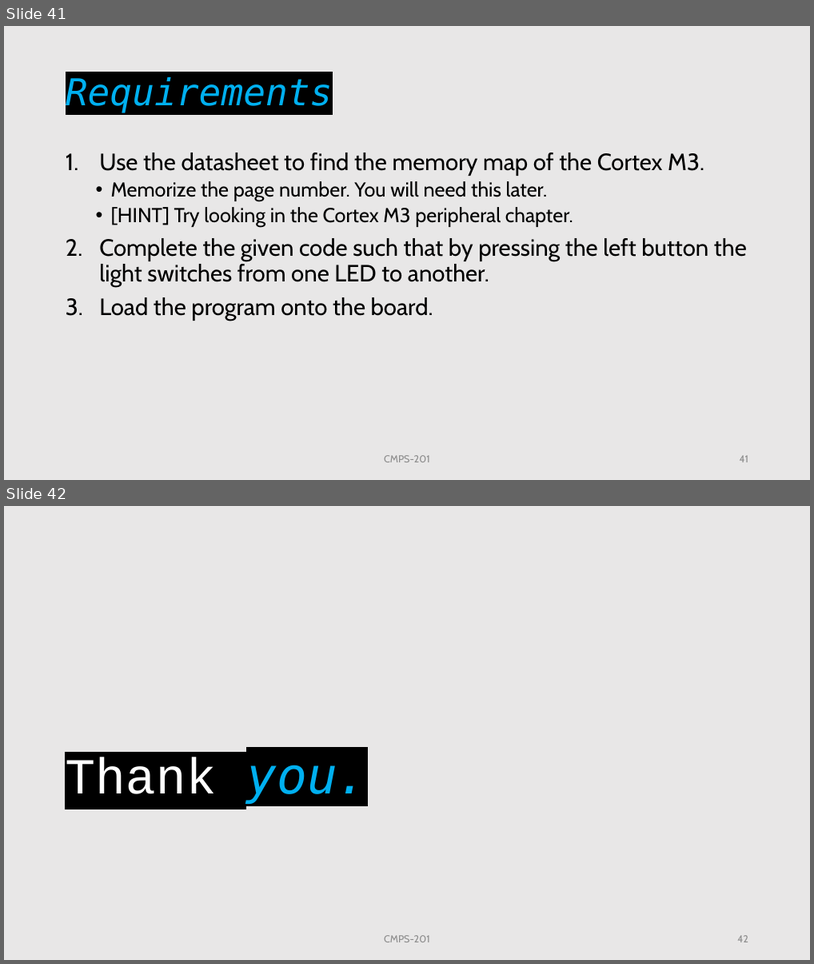
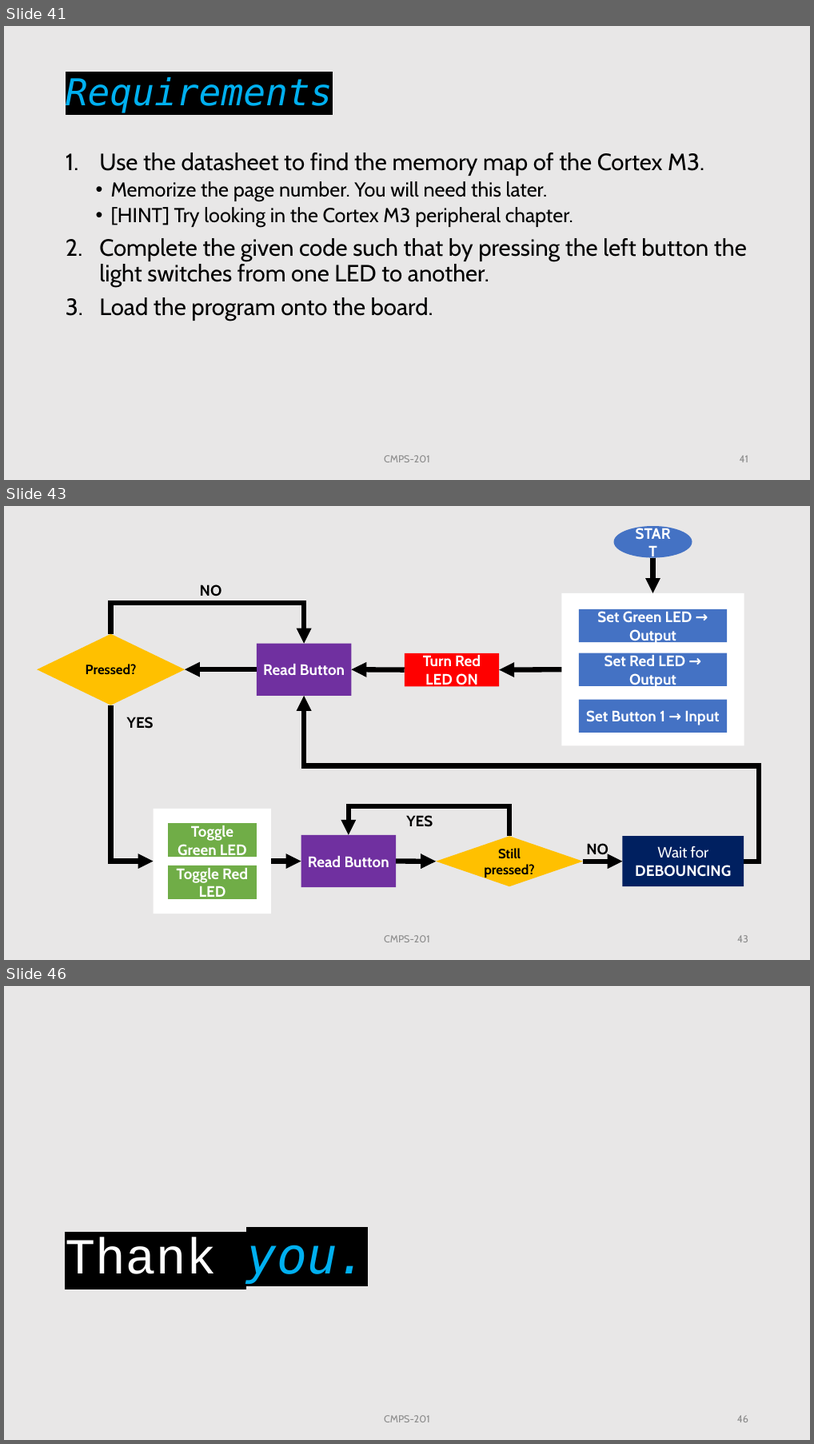
Before and after one commit to OmarAmer01/CMPS201_2023, a slide deck: Lab 4/Lab 4.pptx. Shown one above the other, each under a label of ours: slides 41 and 42 before the commit, slides 41, 43 and 46 after it; the slides between them are not shown. The pictures are 814x964 and 814x1444 pixels, drawn with LibreOffice and Linux fonts; fonts in the diff are those of the drawing. Boxes give left, top, right and bottom in pixels: in the first picture for what was removed or moved away, otherwise in the second. Text is boxed around its words. In the diff, an @@ line names an element or a change of style, - is before the commit and + after.

```diff
--- a/Lab 4/Lab 4.pptx
+++ b/Lab 4/Lab 4.pptx
@@ slide 43 added at (4,506,810,960), background #E9E7E7 @@
@@ ellipse added at (614,526,693,557), fill #4472C4, 18 pt, text #FFFFFF, bold @@
+START
@@ arrow added from (654, 557) to (654, 593), #000000 6 pt @@
@@ text added at (200,584,222,596), 18 pt, text #000000, bold @@
+NO
@@ elbow arrow added from (111, 634) to (304, 644), #000000 6 pt @@
@@ diamond added at (37,634,185,705), fill #FFC000, 16 pt, text #000000, bold @@
+Pressed?
@@ rectangle added at (257,644,352,696), fill #7030A0, 18 pt, text #FFFFFF, bold @@
+Read Button
@@ arrow added from (257, 669) to (185, 669), #000000 6 pt @@
@@ arrow added from (405, 670) to (352, 669), #000000 6 pt @@
@@ rectangle added at (405,653,499,686), fill #FF0000, 18 pt, text #FFFFFF, bold @@
+Turn Red LED ON
@@ arrow added from (562, 669) to (499, 670), #000000 6 pt @@
@@ elbow arrow added from (745, 861) to (304, 696), #000000 6 pt @@
@@ elbow arrow added from (111, 705) to (154, 861), #000000 6 pt @@
@@ text added at (127,716,154,728), 18 pt, text #000000, bold @@
+YES
@@ group added at (562,593,745,745): 4 rectangles @@
+Set Green LED → Output
+Set Red LED → Output
+Set Button 1 → Input
@@ rectangle added at (154,808,271,913), fill #FFFFFF @@
@@ elbow arrow added from (510, 836) to (349, 835), #000000 6 pt @@
@@ text added at (406,815,433,827), 18 pt, text #000000, bold @@
+YES
@@ rectangle added at (168,823,257,857), fill #70AD47, 18 pt, text #FFFFFF, bold @@
+Toggle Green LED
@@ rectangle added at (302,835,397,887), fill #7030A0, 18 pt, text #FFFFFF, bold @@
+Read Button
@@ diamond added at (436,836,583,886), fill #FFC000, 16 pt, text #000000, bold @@
+Still pressed?
@@ rectangle added at (623,836,745,886), fill #002060, 18 pt, text #FFFFFF, bold @@
+Wait for DEBOUNCING
@@ rectangle added at (168,865,257,900), fill #70AD47, 18 pt, text #FFFFFF, bold @@
+Toggle Red LED
@@ arrow added from (271, 861) to (302, 861), #000000 6 pt @@
@@ arrow added from (396, 861) to (436, 861), #000000 6 pt @@
@@ arrow added from (583, 861) to (623, 861), #000000 6 pt @@
@@ text added at (586,843,609,859), 18 pt, text #000000, bold @@
+NO
@@ text added at (384,935,430,942), 12 pt, text #8C8C8C @@
+CMPS-201
@@ page number added at (738,935,749,942), 12 pt, text #8C8C8C @@
+43
@@ what was slide 42 is now slide 46 @@
@@ page number at (738,1415,749,1422): text changed @@
-42
+46
```
Also in this commit, not shown: 1 slide changed, 3 other slides added, 1 other file.
